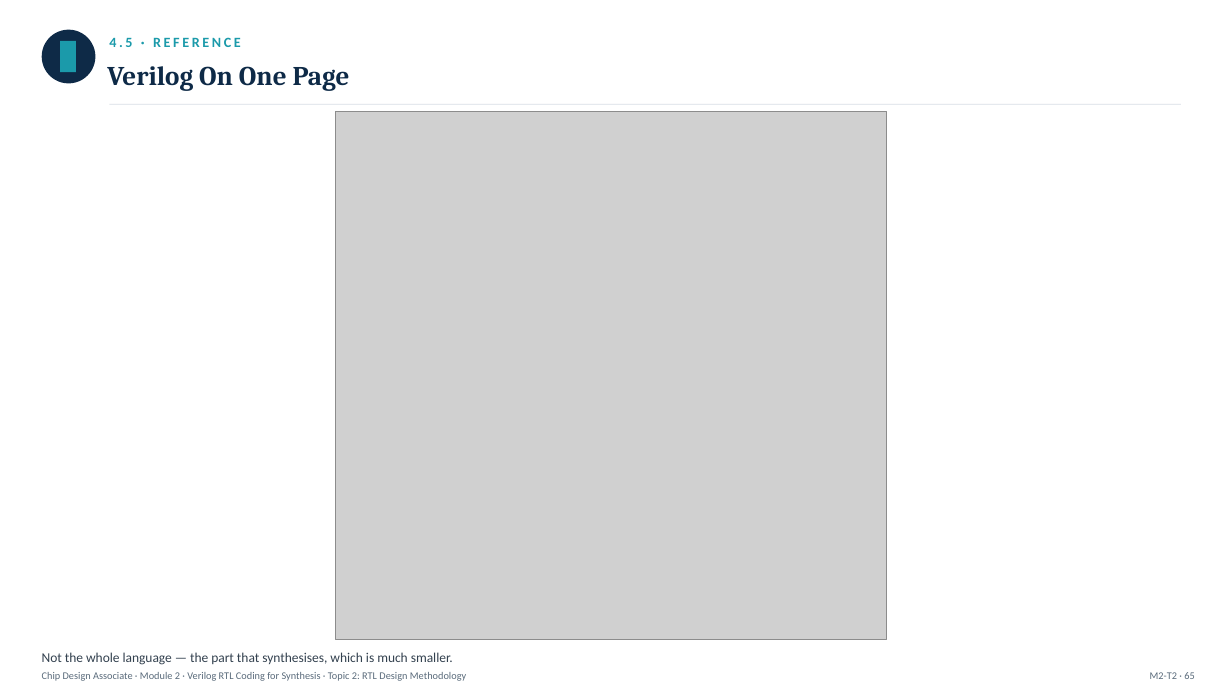
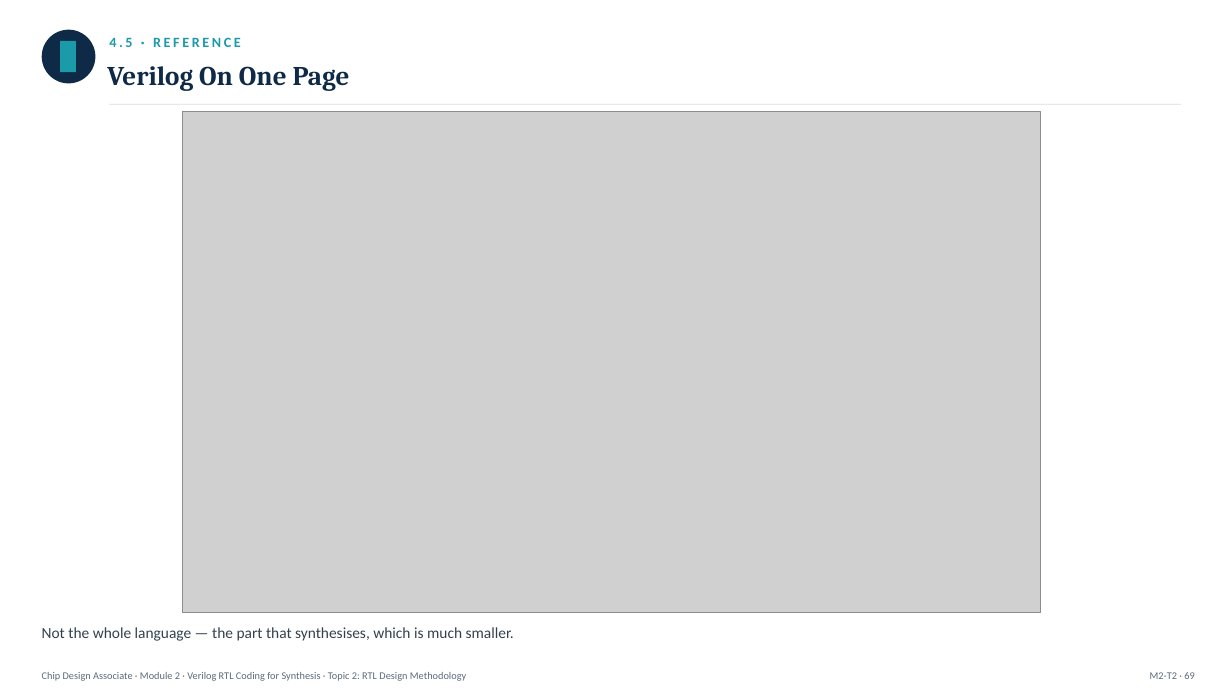
Before and after one commit to ripunjayiisc/ChipDesignContent, a slide deck: slide 69 of ChipDesignAssociate/Module2/Module2_Topic2_RTLDesignMethodology.pptx (slide 65 before the commit). Drawn at 1232x695 pixels with LibreOffice and Linux fonts; fonts in the diff are those of the drawing; grey boxes stand for pictures. Boxes give left, top, right and bottom in pixels: in the first picture for what was removed or moved away, otherwise in the second. Text is boxed around its words. In the diff, an @@ line names an element or a change of style, - is before the commit and + after.

```diff
--- a/ChipDesignAssociate/Module2/Module2_Topic2_RTLDesignMethodology.pptx
+++ b/ChipDesignAssociate/Module2/Module2_Topic2_RTLDesignMethodology.pptx
@@ picture: place and size @@
-picture at (335, 111, 886, 639)
+picture at (182, 111, 1039, 612)
@@ text "Not the whole language — ...": place and size @@
-text "Not the whole language — ..." at (42, 652, 453, 665)
+text "Not the whole language — ..." at (42, 627, 514, 641)
@@ text "Not the whole language — ..." at (42, 627, 514, 641): size 10.5 to 12 pt @@
@@ text at (1150, 672, 1194, 679): text changed @@
-M2-T2 · 65
+M2-T2 · 69
```
Also in this commit, not shown: 87 other slides changed, 7 slides added, 23 other files.
